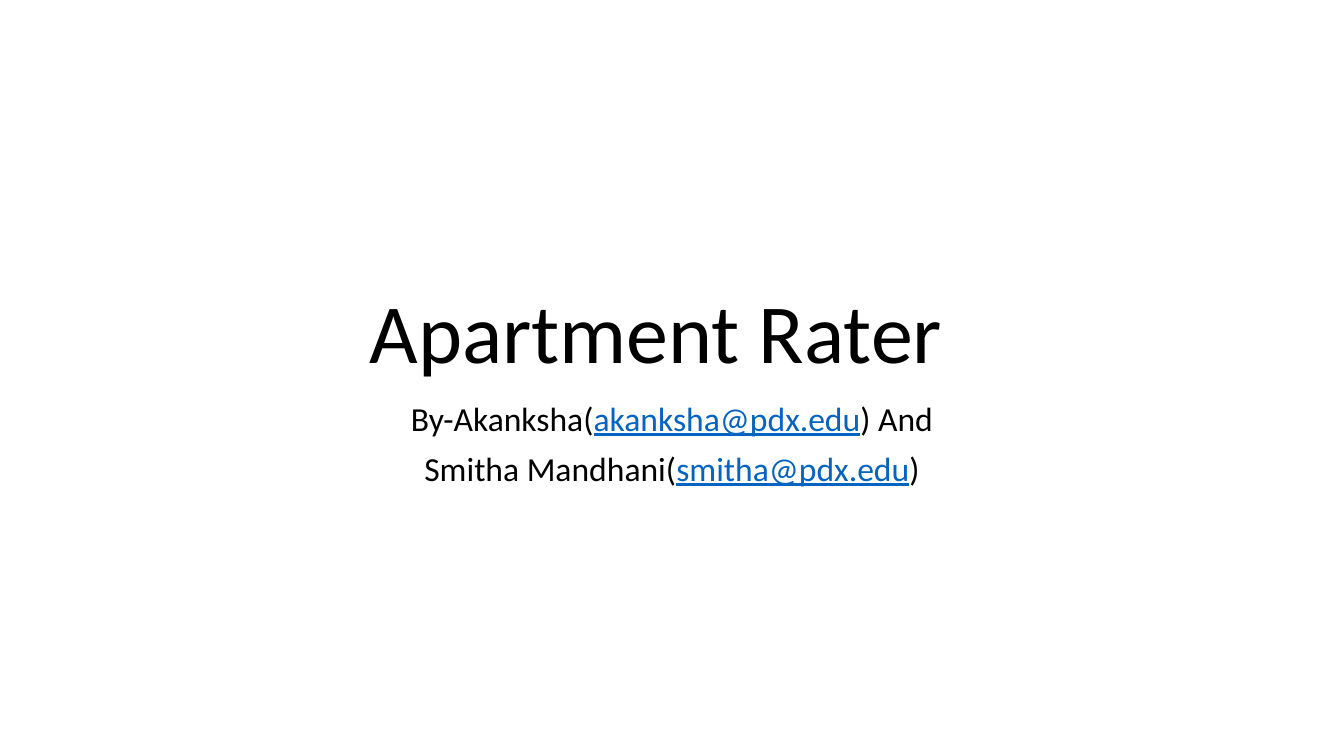
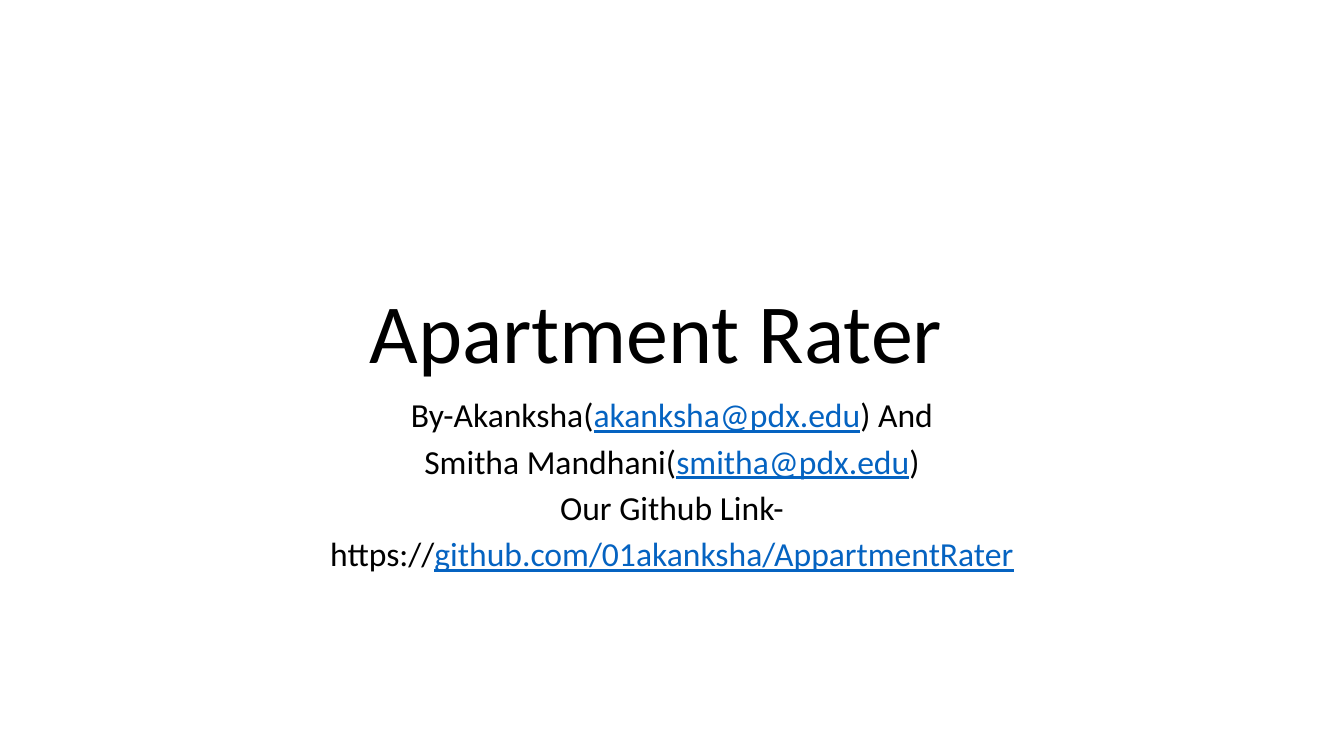
Before and after one commit to 01akanksha/AppartmentRater, a slide deck: slide 1 of ApartmentRater.pptx. Drawn at 1344x756 pixels with LibreOffice and Linux fonts; fonts in the diff are those of the drawing. Boxes give left, top, right and bottom in pixels: in the first picture for what was removed or moved away, otherwise in the second. Text is boxed around its words. In the diff, an @@ line names an element or a change of style, - is before the commit and + after.

```diff
--- a/ApartmentRater.pptx
+++ b/ApartmentRater.pptx
@@ subtitle at [411, 402, 933, 480]: line spacing 0.9 to 0.8 @@
@@ subtitle at [330, 496, 1013, 572]: paragraphs added @@
+Our Github Link-
+https://github.com/01akanksha/AppartmentRater
```
Also in this commit, not shown: 2 other slides changed, 1 other file.
